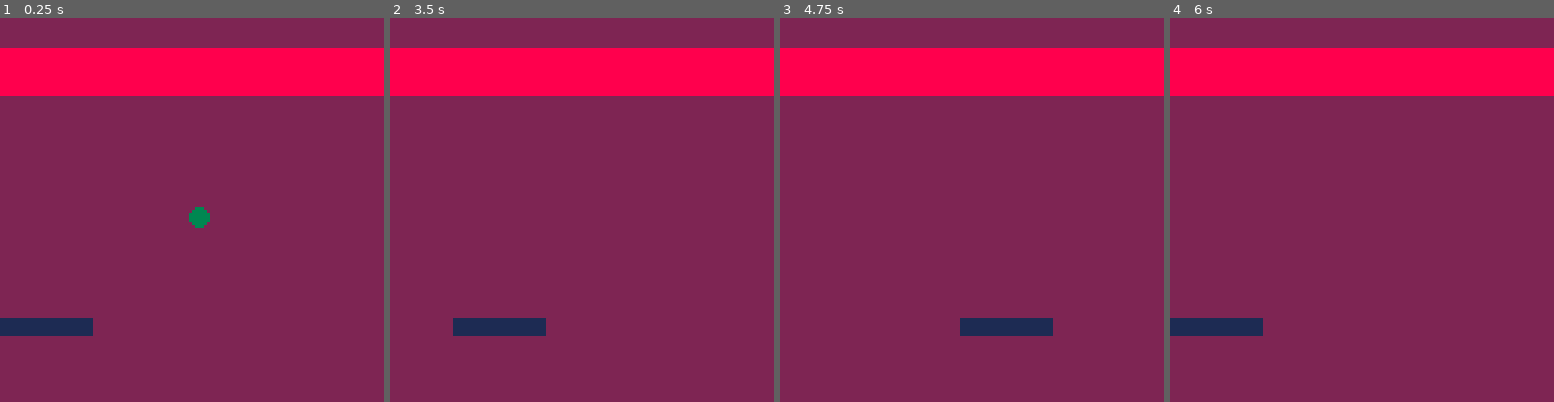
Above: before the commit, frames 1-4 (left to right).
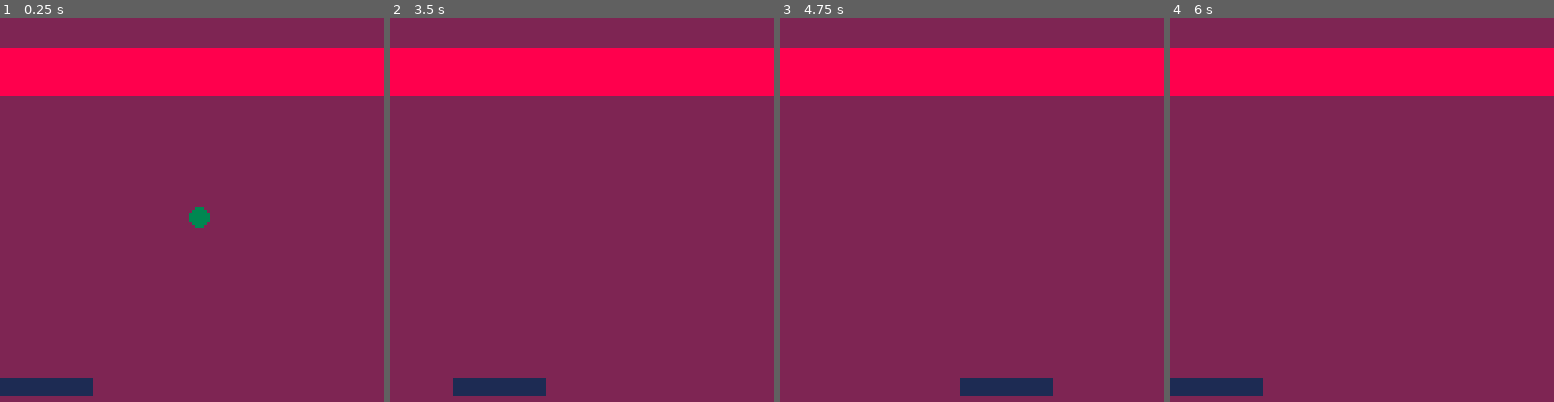
Above: after the commit, the same moments.

Repository: mmartinx/pico8
Game: PICO-8 cartridge game/game.p8
Same seed, same stepped clock (60 frames per second), same inputs: the game is played once before the commit and once after it.
Inputs:
- Up to frame 1 (0.25 s): no input
- Up to frame 2 (3.5 s): hold Left 1.97-2.37 s; hold Right from 2.87 s (still down)
- Up to frame 3 (4.75 s): release Right at 3.53 s; hold Right 4.13-4.53 s
- Up to frame 4 (6 s): hold Left 5.13-5.8 s

The runs differ from the first frame. In frame 1, 2.3% of the frame differs, in the area x 0-25%, y 78-99%; in frame 2, 2.3%; in frame 3, 2.3%; in frame 4, 2.3%.

Commit message:
Build task

Diff:
--- a/game/game.p8
+++ b/game/game.p8
@@ -1,21 +1,7 @@
 pico-8 cartridge // http://www.pico-8.com
 version 16
 __lua__
-paddle = {
-	x = 0,
-	y = 100,
-	w = 30,
-	h = 5,
-	c = 1,
-	dx = 1.5
-}
 
-ball = {
-	x = 50,
-	y = 50,
-	r = 3,
-	c = 3
-}
 
 function draw_bricks()
 	offset_y = 10
@@ -31,23 +17,39 @@
 end
 
 function _init()
+  paddle = {
+    x = 0,
+    y = 120,
+    w = 30,
+    h = 5,
+    c = 1,
+    dx = 1.5
+  }
+
+  ball = {
+    x = 50,
+    y = 50,
+    r = 3,
+    c = 3
+  }
+
 	last = time()
 
 	brick_w = 16
-brick_h = 3
-i = 0
+	brick_h = 3
+	i = 0
 
-bricks = {}
+	bricks = {}
 
-for x = 0, 7 do
-	for y = 0, 4 do
-		add(bricks, {
-			x = x,
-			y = y,
-			v = true
-		})
+	for x = 0, 7 do
+		for y = 0, 4 do
+			add(bricks, {
+				x = x,
+				y = y,
+				v = true
+			})
+		end
 	end
-end
 end
 
 function _update60()
